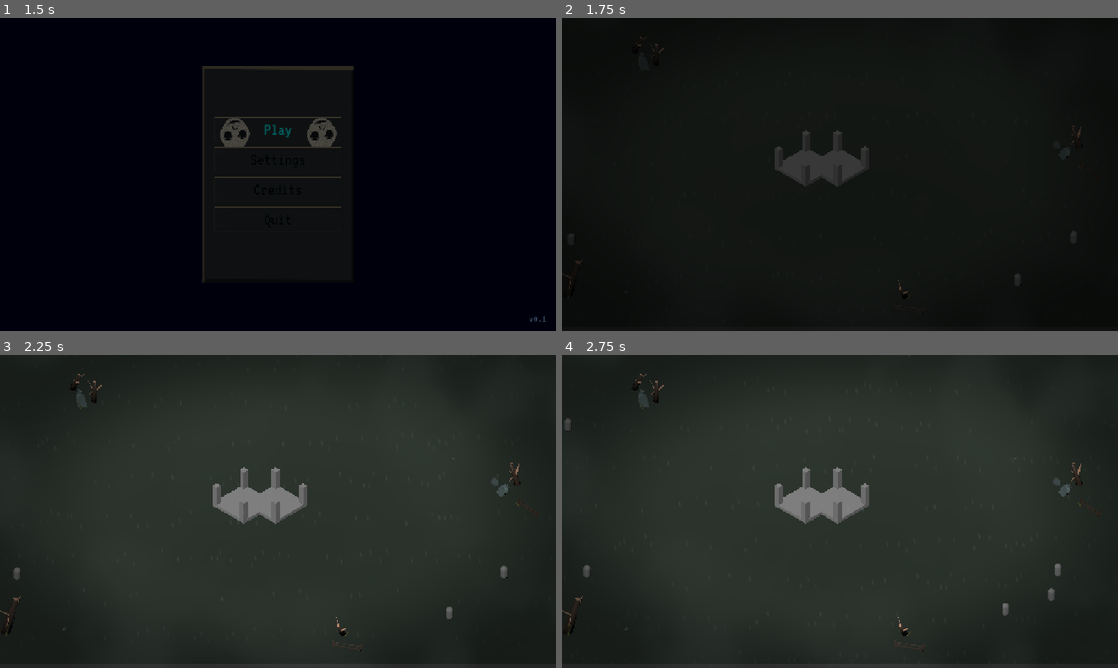
Above: before the commit, frames 1-4 (two rows, left to right).
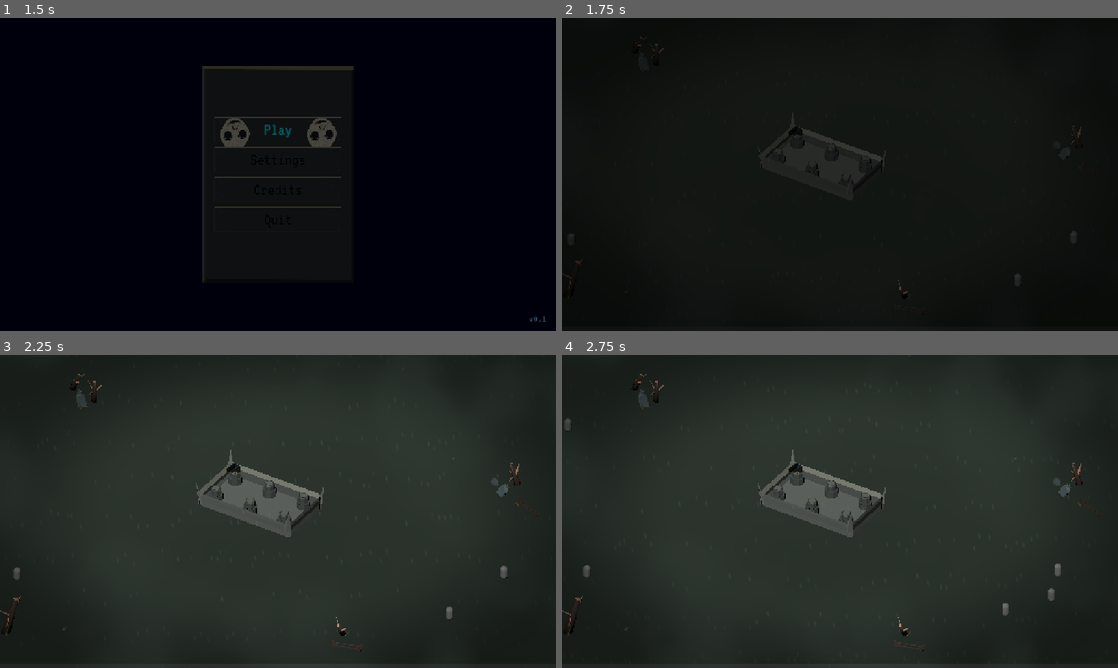
Above: after the commit, the same moments.

Repository: JeremyMarkWilcox/Tower-Defense
Game: Godot game, scene res://core/ui/boot.tscn
The game is run twice, just before and just after one commit, with the same random seed, the same clock (stepped at 60 frames per second) and the same inputs. Sound files missing from this copy of the repository are replaced by a short silence.
Inputs (mouse positions are in pixels of both pictures, inside the frame that each line leads up to):
- Up to frame 1 (1.5 s): click "Play" at 0.5 s; click "Play" at 1.25 s
- Up to frame 2 (1.75 s): no input
- Up to frame 3 (2.25 s): tap Enter at 2 s; move the mouse to (400, 495) at 2.02 s; hold Right (ui_right) from 2.03 s (still down); hold N (call_next_wave) from 2.03 s (still down); click (400, 495) at 2.17 s
- Up to frame 4 (2.75 s): keep holding Right (ui_right); keep holding N (call_next_wave)

Frame 1 is identical in both runs. In frame 2, 0.5% of the frame differs, in the area x 35-58%, y 34-57%; in frame 3, 2.4%, in the area x 35-59%, y 30-59%; in frame 4, 2.4%.

Commit message:
Reorganized the folders and added cannon tower

Diff:
--- a/game/game.tscn
+++ b/game/game.tscn
@@ -2,29 +2,27 @@
 
 [ext_resource type="Script" uid="uid://cki8h873psykx" path="res://game/managers/game_manager.gd" id="1_l1rk1"]
 [ext_resource type="PackedScene" uid="uid://dduwnap7vm400" path="res://game/stronghold/stronghold.tscn" id="1_qf6n1"]
-[ext_resource type="PackedScene" uid="uid://caariescix5cy" path="res://assets/3d_art/ground.glb" id="2_b686c"]
+[ext_resource type="PackedScene" uid="uid://caariescix5cy" path="res://assets/3d_art/props/ground.glb" id="2_b686c"]
 [ext_resource type="PackedScene" uid="uid://clc41ipfan7bu" path="res://core/ui/pause_menu.tscn" id="2_m71xk"]
 [ext_resource type="Script" uid="uid://cwa8b8tgq2p2w" path="res://game/managers/wave_manager.gd" id="2_u5opy"]
 [ext_resource type="Script" uid="uid://bvroyv8j4sgmi" path="res://game/data/wave_definition.gd" id="3_3vho3"]
-[ext_resource type="PackedScene" uid="uid://djqs531cdvw7h" path="res://assets/3d_art/rock.glb" id="3_ee6o4"]
+[ext_resource type="PackedScene" uid="uid://djqs531cdvw7h" path="res://assets/3d_art/props/rock.glb" id="3_ee6o4"]
 [ext_resource type="Shader" uid="uid://bpukmr24jllgu" path="res://assets/shaders/edge_shadow.gdshader" id="3_hb504"]
 [ext_resource type="PackedScene" uid="uid://dr52lc4bvyyj7" path="res://core/ui/settings_menu.tscn" id="3_m71xk"]
-[ext_resource type="PackedScene" uid="uid://c6plvsjtimxkn" path="res://assets/3d_art/dead_tree_01.glb" id="4_4cobl"]
+[ext_resource type="PackedScene" uid="uid://c6plvsjtimxkn" path="res://assets/3d_art/props/dead_tree_01.glb" id="4_4cobl"]
 [ext_resource type="Resource" uid="uid://uaiismft5nub" path="res://game/data/waves/wave_01.tres" id="4_qf6n1"]
 [ext_resource type="Shader" uid="uid://bcqlmc0nah414" path="res://assets/shaders/rain.gdshader" id="5_ln7ps"]
-[ext_resource type="PackedScene" uid="uid://dtdm6p6y7kmi7" path="res://assets/3d_art/gravestone_01.glb" id="5_pxxsx"]
+[ext_resource type="PackedScene" uid="uid://dtdm6p6y7kmi7" path="res://assets/3d_art/props/gravestone_01.glb" id="5_pxxsx"]
 [ext_resource type="Resource" uid="uid://bpny3ka8b2xq5" path="res://game/data/waves/wave_02.tres" id="5_vsp63"]
 [ext_resource type="Resource" uid="uid://cb0dfd6owlsiq" path="res://game/data/waves/wave_03.tres" id="6_b686c"]
 [ext_resource type="PackedScene" uid="uid://ddt1m8s6wg7ju" path="res://core/ui/credits.tscn" id="6_dakft"]
-[ext_resource type="PackedScene" uid="uid://78dpp3fnvxmq" path="res://assets/3d_art/broken_fence_01.glb" id="6_u8s88"]
-[ext_resource type="PackedScene" uid="uid://c3fqjawearufk" path="res://assets/3d_art/grass_tuft_01.glb" id="7_dxwpq"]
+[ext_resource type="PackedScene" uid="uid://78dpp3fnvxmq" path="res://assets/3d_art/props/broken_fence_01.glb" id="6_u8s88"]
+[ext_resource type="PackedScene" uid="uid://c3fqjawearufk" path="res://assets/3d_art/props/grass_tuft_01.glb" id="7_dxwpq"]
 [ext_resource type="Shader" uid="uid://dlqkwxa4ft1ud" path="res://assets/shaders/mist.gdshader" id="8_mhvfb"]
 [ext_resource type="Script" uid="uid://e21u8rkcefj4" path="res://game/managers/gold_manager.gd" id="8_vsp63"]
 [ext_resource type="PackedScene" uid="uid://cniox0c88ga5l" path="res://core/ui/controls_menu.tscn" id="8_wmqhs"]
 [ext_resource type="PackedScene" uid="uid://dj4pwl2xdjjfq" path="res://game/ui/run_end_screen.tscn" id="11_3vho3"]
-
-[sub_resource type="BoxMesh" id="BoxMesh_a5s0c"]
-size = Vector3(0.167, 0.167, 0.167)
+[ext_resource type="PackedScene" uid="uid://b82y0h3s65i2h" path="res://assets/3d_art/towers/CannonTower.glb" id="23_5e03w"]
 
 [sub_resource type="ShaderMaterial" id="ShaderMaterial_4cobl"]
 shader = ExtResource("5_ln7ps")
@@ -78,89 +76,67 @@
 transform = Transform3D(1, 0, 0, 0, 1, 0, 0, 0, 1, -0.038425446, 0.084358215, -0.026489258)
 
 [node name="Stronghold" parent="World/Environment" unique_id=2125922311 instance=ExtResource("1_qf6n1")]
-transform = Transform3D(-2.1855695e-07, 0, 5, 0, 1, 0, -5, 0, -2.1855695e-07, -1.495718, 1.0362198, 1.3766179)
-
-[node name="Slot_01" type="MeshInstance3D" parent="World/Environment" unique_id=100128813]
-transform = Transform3D(4, 0, 0, 0, 14.11, 0, 0, 0, 4, -4.907729, 2.448382, 4.7888513)
-mesh = SubResource("BoxMesh_a5s0c")
-
-[node name="Slot_02" type="MeshInstance3D" parent="World/Environment" unique_id=1513955015]
-transform = Transform3D(4, 0, 0, 0, 14.11, 0, 0, 0, 4, -4.9091387, 2.4400382, 0.46123505)
-mesh = SubResource("BoxMesh_a5s0c")
-
-[node name="Slot_03" type="MeshInstance3D" parent="World/Environment" unique_id=1940641558]
-transform = Transform3D(4, 0, 0, 0, 14.11, 0, 0, 0, 4, -0.6060493, 2.448382, 4.7865343)
-mesh = SubResource("BoxMesh_a5s0c")
-
-[node name="Slot_04" type="MeshInstance3D" parent="World/Environment" unique_id=1296384859]
-transform = Transform3D(4, 0, 0, 0, 14.11, 0, 0, 0, 4, -2.4153163, 2.448382, -2.0408347)
-mesh = SubResource("BoxMesh_a5s0c")
-
-[node name="Slot_05" type="MeshInstance3D" parent="World/Environment" unique_id=541513090]
-transform = Transform3D(4, 0, 0, 0, 14.11, 0, 0, 0, 4, 1.9207788, 2.448382, -2.0330393)
-mesh = SubResource("BoxMesh_a5s0c")
-
-[node name="Slot_06" type="MeshInstance3D" parent="World/Environment" unique_id=467748503]
-transform = Transform3D(4, 0, 0, 0, 14.11, 0, 0, 0, 4, 1.9127023, 2.448382, 2.2808354)
-mesh = SubResource("BoxMesh_a5s0c")
+transform = Transform3D(-0.9761344, 0, -0.21716723, 0, 1, 0, 0.21716723, 0, -0.9761344, -1.495718, 1.0362198, 1.3766179)
 
 [node name="Enemies" type="Node3D" parent="World/Environment" unique_id=1363674715]
 
-[node name="rock_01" parent="World/Environment" unique_id=885553891 instance=ExtResource("3_ee6o4")]
+[node name="Props" type="Node3D" parent="World/Environment" unique_id=2108826791]
+
+[node name="rock_01" parent="World/Environment/Props" unique_id=885553891 instance=ExtResource("3_ee6o4")]
 transform = Transform3D(1, 0, 0, 0, 1, 0, 0, 0, 1, -0.002506256, 0.33694446, 33.61258)
 
-[node name="rock_02" parent="World/Environment" unique_id=1986284191 instance=ExtResource("3_ee6o4")]
+[node name="rock_02" parent="World/Environment/Props" unique_id=1986284191 instance=ExtResource("3_ee6o4")]
 transform = Transform3D(0.3141581, 0.9493706, 0, -0.9493706, 0.3141581, 0, 0, 0, 0.6221444, 13.93482, 0.8279035, -20.242075)
 
-[node name="rock_03" parent="World/Environment" unique_id=20079178 instance=ExtResource("3_ee6o4")]
+[node name="rock_03" parent="World/Environment/Props" unique_id=20079178 instance=ExtResource("3_ee6o4")]
 transform = Transform3D(0.5, 0, 0, 0, 0.5, 0, 0, 0, 0.311, 9.743777, 0.5336988, -21.672249)
 
-[node name="rock_04" parent="World/Environment" unique_id=563846773 instance=ExtResource("3_ee6o4")]
+[node name="rock_04" parent="World/Environment/Props" unique_id=563846773 instance=ExtResource("3_ee6o4")]
 transform = Transform3D(0.5, 0, 0, 0, 0.4385731, -0.14934951, 0, 0.24011175, 0.27279246, 7.268528, 0.64256907, -20.454023)
 
-[node name="rock_05" parent="World/Environment" unique_id=1502653079 instance=ExtResource("3_ee6o4")]
+[node name="rock_05" parent="World/Environment/Props" unique_id=1502653079 instance=ExtResource("3_ee6o4")]
 transform = Transform3D(0.32751223, 0.41676426, -0.4298527, -0.48152298, 0.50379044, 1.1038849e-08, 0.2887409, 0.36742717, 0.48757216, -27.477098, 0.39540434, -0.03004837)
 
-[node name="rock_06" parent="World/Environment" unique_id=2140864810 instance=ExtResource("3_ee6o4")]
+[node name="rock_06" parent="World/Environment/Props" unique_id=2140864810 instance=ExtResource("3_ee6o4")]
 transform = Transform3D(0.1093387, 0.120583795, -0.14350466, -0.16075459, 0.14576335, 3.6852774e-09, 0.09639504, 0.10630892, 0.16277409, -26.74106, 0.8000392, 6.219616)
 
-[node name="dead_tree_01" parent="World/Environment" unique_id=592016842 instance=ExtResource("4_4cobl")]
+[node name="dead_tree_01" parent="World/Environment/Props" unique_id=592016842 instance=ExtResource("4_4cobl")]
 transform = Transform3D(0.81883156, 0, 0.5740338, 0.054177523, 0.9955362, -0.077281624, -0.57147145, 0.094380364, 0.8151765, -29.030489, 0.2590394, 0)
 
-[node name="dead_tree_04" parent="World/Environment" unique_id=1535275759 instance=ExtResource("4_4cobl")]
+[node name="dead_tree_04" parent="World/Environment/Props" unique_id=1535275759 instance=ExtResource("4_4cobl")]
 transform = Transform3D(0.71920925, -0.4207495, 0.5529085, 0.39516875, 0.90225387, 0.17256705, -0.57147145, 0.094380364, 0.8151765, 16.212196, 0.11251664, -21.931486)
 
-[node name="dead_tree_05" parent="World/Environment" unique_id=973768381 instance=ExtResource("4_4cobl")]
+[node name="dead_tree_05" parent="World/Environment/Props" unique_id=973768381 instance=ExtResource("4_4cobl")]
 transform = Transform3D(0.9599308, 0.12586583, 0.2503802, 0.040534675, 0.8217017, -0.5684741, -0.2772895, 0.5558451, 0.78367513, 22.680407, 0.26457572, 12.103888)
 
-[node name="dead_tree_02" parent="World/Environment" unique_id=1428054735 instance=ExtResource("4_4cobl")]
+[node name="dead_tree_02" parent="World/Environment/Props" unique_id=1428054735 instance=ExtResource("4_4cobl")]
 transform = Transform3D(-0.5615691, 0.2927253, 1.4693375, -0.10446862, 1.5576932, -0.35025468, -1.4945657, -0.21886998, -0.5276073, -4.3433876, -0.121925116, 39.03974)
 
-[node name="dead_tree_03" parent="World/Environment" unique_id=588193272 instance=ExtResource("4_4cobl")]
+[node name="dead_tree_03" parent="World/Environment/Props" unique_id=588193272 instance=ExtResource("4_4cobl")]
 transform = Transform3D(0.7547453, 0.36306286, -0.5463926, -0.29408714, 0.93176466, 0.21290232, 0.58640623, 0, 0.8100171, -32.634163, 0.3410957, 0)
 
-[node name="gravestone_01" parent="World/Environment" unique_id=482463098 instance=ExtResource("5_pxxsx")]
+[node name="gravestone_01" parent="World/Environment/Props" unique_id=482463098 instance=ExtResource("5_pxxsx")]
 transform = Transform3D(0.6005177, -0.21705996, 0.7695867, 0.21031705, 0.9714389, 0.10987898, -0.7714568, 0.09587295, 0.6290175, -29.502693, 2.355508, 1.7498322)
 
-[node name="gravestone_02" parent="World/Environment" unique_id=56124867 instance=ExtResource("5_pxxsx")]
+[node name="gravestone_02" parent="World/Environment/Props" unique_id=56124867 instance=ExtResource("5_pxxsx")]
 transform = Transform3D(0.86868834, 0.47545716, -0.13900061, -0.43279713, 0.86498594, 0.25394115, 0.24097174, -0.16043663, 0.95717967, 16.560997, 2.0448604, -19.371984)
 
-[node name="broken_fence_012" parent="World/Environment" unique_id=1950211041 instance=ExtResource("6_u8s88")]
+[node name="broken_fence_012" parent="World/Environment/Props" unique_id=1950211041 instance=ExtResource("6_u8s88")]
 transform = Transform3D(2.5895276, 0, 1.0098068, 0, 2, 0, -1.5147102, 0, 1.7263517, 23.753824, 1.2419505, 15.002273)
 
-[node name="broken_fence_013" parent="World/Environment" unique_id=1716466741 instance=ExtResource("6_u8s88")]
+[node name="broken_fence_013" parent="World/Environment/Props" unique_id=1716466741 instance=ExtResource("6_u8s88")]
 transform = Transform3D(2.9757683, 0, -0.2536866, 0, 2, 0, 0.3805299, 0, 1.9838456, 18.875387, 1.2419505, -19.318901)
 
-[node name="grass_tuft_012" parent="World/Environment" unique_id=556892733 instance=ExtResource("7_dxwpq")]
+[node name="grass_tuft_012" parent="World/Environment/Props" unique_id=556892733 instance=ExtResource("7_dxwpq")]
 transform = Transform3D(0.07014869, -0.22038904, -0.9728868, -0.20852754, 0.9505017, -0.23035377, 0.9754978, 0.21903256, 0.020719174, 19.076231, 0.6771145, -19.171368)
 
-[node name="grass_tuft_013" parent="World/Environment" unique_id=1723221897 instance=ExtResource("7_dxwpq")]
+[node name="grass_tuft_013" parent="World/Environment/Props" unique_id=1723221897 instance=ExtResource("7_dxwpq")]
 transform = Transform3D(0.80599827, 0.39094585, 0.44444138, -0.3423479, 0.9204137, -0.18877655, -0.48287132, 0, 0.8756913, 23.058767, 0.8790145, 12.762012)
 
-[node name="grass_tuft_014" parent="World/Environment" unique_id=931103291 instance=ExtResource("7_dxwpq")]
+[node name="grass_tuft_014" parent="World/Environment/Props" unique_id=931103291 instance=ExtResource("7_dxwpq")]
 transform = Transform3D(0.43350565, 0, 0.9011508, 0, 1, 0, -0.9011508, 0, 0.43350565, -3.657105, 1.1414802, 39.3385)
 
-[node name="grass_tuft_015" parent="World/Environment" unique_id=1456933221 instance=ExtResource("7_dxwpq")]
+[node name="grass_tuft_015" parent="World/Environment/Props" unique_id=1456933221 instance=ExtResource("7_dxwpq")]
 transform = Transform3D(-0.36455172, 0, -0.93118316, 0, 1, 0, 0.93118316, 0, -0.36455172, -28.98921, 0.6981883, 1.9696858)
 
 [node name="Atmosphere" type="CanvasLayer" parent="." unique_id=67527882]
@@ -228,3 +204,6 @@
 [node name="Credits" parent="UI" unique_id=1391844769 instance=ExtResource("6_dakft")]
 
 [node name="EndScreen" parent="UI" unique_id=1090858386 instance=ExtResource("11_3vho3")]
+
+[node name="CannonTower" parent="." unique_id=1976264692 instance=ExtResource("23_5e03w")]
+transform = Transform3D(1, 0, 0, 0, 1, 0, 0, 0, 1, -6.352815, 2.7614064, 0.41207373)
--- a/game/stronghold/stronghold.tscn
+++ b/game/stronghold/stronghold.tscn
@@ -1,17 +1,30 @@
 [gd_scene format=3 uid="uid://dduwnap7vm400"]
 
 [ext_resource type="Script" uid="uid://bmpesgfk651k2" path="res://game/stronghold/stronghold.gd" id="1_3cre5"]
-
-[sub_resource type="BoxMesh" id="BoxMesh_g4gaj"]
+[ext_resource type="PackedScene" uid="uid://drxix2qq7vrcp" path="res://assets/3d_art/stronghold/stronghold_base.glb" id="2_b8jds"]
+[ext_resource type="PackedScene" uid="uid://caeloa1nngu3c" path="res://game/stronghold/tower_socket.tscn" id="3_b46vg"]
 
 [node name="Stronghold" type="Node3D" unique_id=2125922311]
-transform = Transform3D(-2.1855695e-07, 0, 5, 0, 1, 0, -5, 0, -2.1855695e-07, 0, 0, 0)
 script = ExtResource("1_3cre5")
 
-[node name="Base_01" type="MeshInstance3D" parent="." unique_id=2101840664]
-transform = Transform3D(1, 0, 0, 0, 0.5, 0, 0, 0, 1, 0.25, 0, 0.25)
-mesh = SubResource("BoxMesh_g4gaj")
+[node name="stronghold_base2" parent="." unique_id=25793128 instance=ExtResource("2_b8jds")]
 
-[node name="Base_02" type="MeshInstance3D" parent="." unique_id=985869088]
-transform = Transform3D(1, 0, 0, 0, 0.5, 0, 0, 0, 1, -0.25, 0, -0.25)
-mesh = SubResource("BoxMesh_g4gaj")
+[node name="Sockets" type="Node3D" parent="." unique_id=2147328759]
+
+[node name="TowerSocket1" parent="Sockets" unique_id=1883056460 instance=ExtResource("3_b46vg")]
+transform = Transform3D(1, 0, 0, 0, 1, 0, 0, 0, 1, 4.5, 0.5, 2)
+
+[node name="TowerSocket2" parent="Sockets" unique_id=1737476503 instance=ExtResource("3_b46vg")]
+transform = Transform3D(1, 0, 0, 0, 1, 0, 0, 0, 1, 0, 0.5, 2)
+
+[node name="TowerSocket3" parent="Sockets" unique_id=983640999 instance=ExtResource("3_b46vg")]
+transform = Transform3D(1, 0, 0, 0, 1, 0, 0, 0, 1, -4.5, 0.5, 2)
+
+[node name="TowerSocket4" parent="Sockets" unique_id=26012494 instance=ExtResource("3_b46vg")]
+transform = Transform3D(1, 0, 0, 0, 1, 0, 0, 0, 1, 4.5, 0.5, -2)
+
+[node name="TowerSocket5" parent="Sockets" unique_id=1348864092 instance=ExtResource("3_b46vg")]
+transform = Transform3D(1, 0, 0, 0, 1, 0, 0, 0, 1, 0, 0.5, -2)
+
+[node name="TowerSocket6" parent="Sockets" unique_id=55002485 instance=ExtResource("3_b46vg")]
+transform = Transform3D(1, 0, 0, 0, 1, 0, 0, 0, 1, -4.5, 0.5, -2)
--- /dev/null
+++ b/game/stronghold/tower_socket.tscn
@@ -0,0 +1,18 @@
+[gd_scene format=3 uid="uid://caeloa1nngu3c"]
+
+[ext_resource type="PackedScene" uid="uid://y6owkn5m8su0" path="res://assets/3d_art/stronghold/tower_socket.glb" id="1_oy5ou"]
+
+[sub_resource type="CylinderShape3D" id="CylinderShape3D_ra2i3"]
+radius = 0.8
+
+[node name="TowerSocket" type="Node3D" unique_id=1883056460]
+
+[node name="tower_socket" parent="." unique_id=1541132017 instance=ExtResource("1_oy5ou")]
+
+[node name="BuildPoint" type="Marker3D" parent="." unique_id=125162564]
+
+[node name="ClickArea" type="Area3D" parent="." unique_id=309150489]
+
+[node name="CollisionShape3D" type="CollisionShape3D" parent="ClickArea" unique_id=1916211524]
+transform = Transform3D(1, 0, 0, 0, 1, 0, 0, 0, 1, 0, 0.42805147, 0)
+shape = SubResource("CylinderShape3D_ra2i3")
Renamed: assets/3d_art/broken_fence_01.glb -> assets/3d_art/props/broken_fence_01.glb
Not shown, changed: assets/3d_art/props/broken_fence_01.glb.import
Renamed: assets/3d_art/dead_tree_01.glb -> assets/3d_art/props/dead_tree_01.glb
Not shown, added: assets/3d_art/props/dead_tree_01.glb.import
Renamed: assets/3d_art/grass_tuft_01.glb -> assets/3d_art/props/grass_tuft_01.glb
Not shown, changed: assets/3d_art/props/grass_tuft_01.glb.import
Renamed: assets/3d_art/gravestone_01.glb -> assets/3d_art/props/gravestone_01.glb
Not shown, changed: assets/3d_art/props/gravestone_01.glb.import
Renamed: assets/3d_art/ground.glb -> assets/3d_art/props/ground.glb
Not shown, added: assets/3d_art/props/ground.glb.import
Renamed: assets/3d_art/rock.glb -> assets/3d_art/props/rock.glb
Not shown, changed: assets/3d_art/props/rock.glb.import
(and 6 more such lines)
